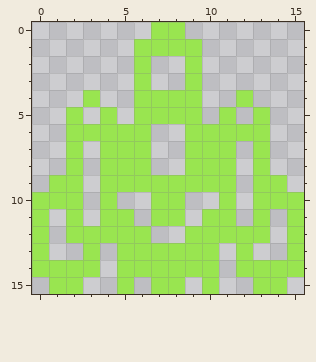
Edited in one commit: pixel-art file (assets/graphics/image/ship1.aseprite). Above is the file before it was changed.
16x16 pixels, 1 frame.
After the commit:
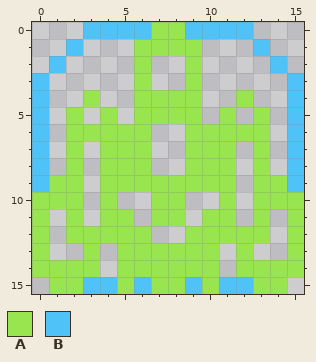
Palette (. is transparent): A #99e550  B #4fc3f7
Edits made:
There is now colour B in row 0 at x 3 to 6 and 9 to 12; in row 1 at x 2 and 13; in row 2 at x 1 and 14; in rows 3 to 9 at x 0 and 15; in row 15 at x 3 to 4, 6, 9 and 11 to 12.
Pixel boxes of the changes (left, top, right, bottom) in both pictures:
added: (32, 22, 304, 192)
added: (83, 277, 253, 294)
